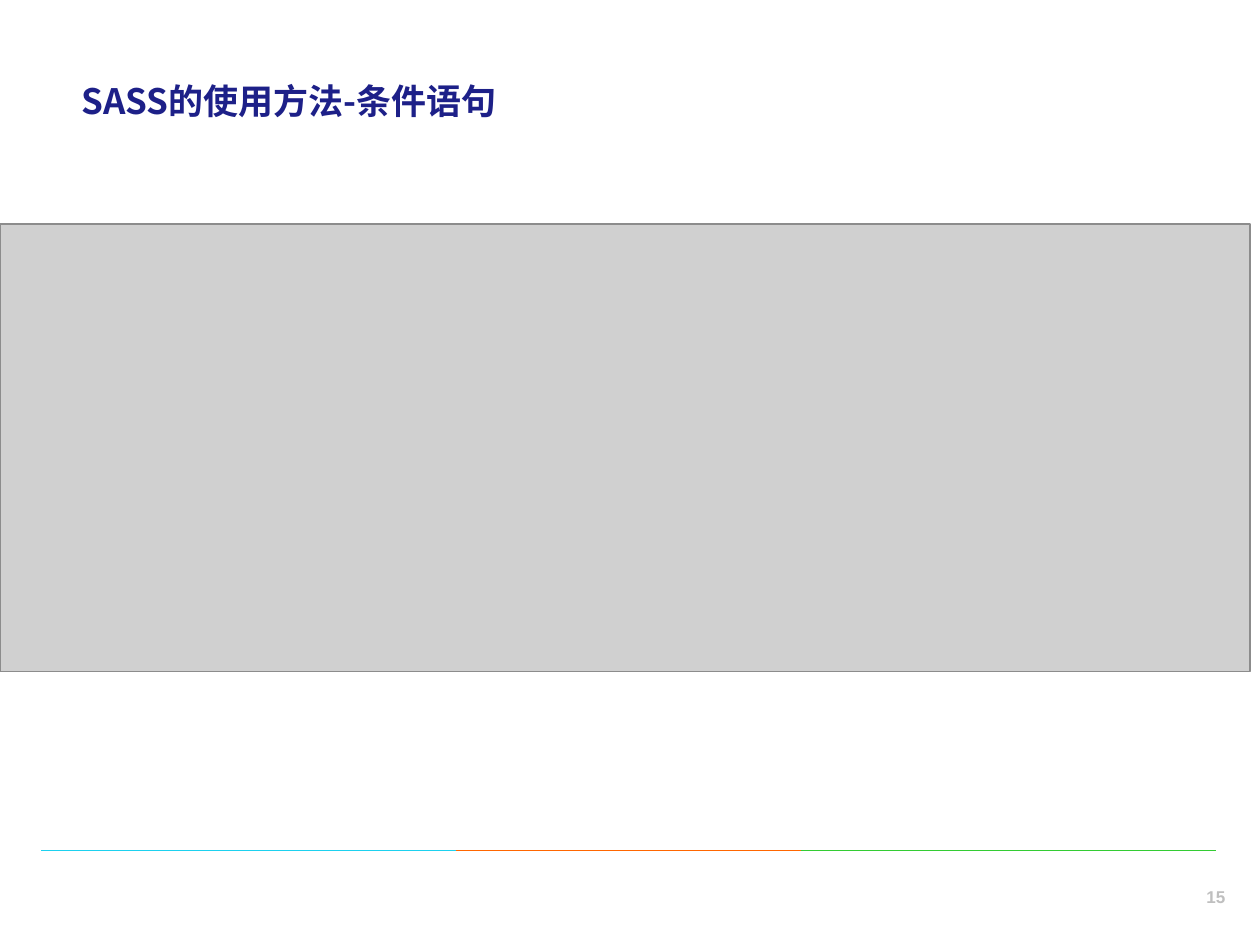
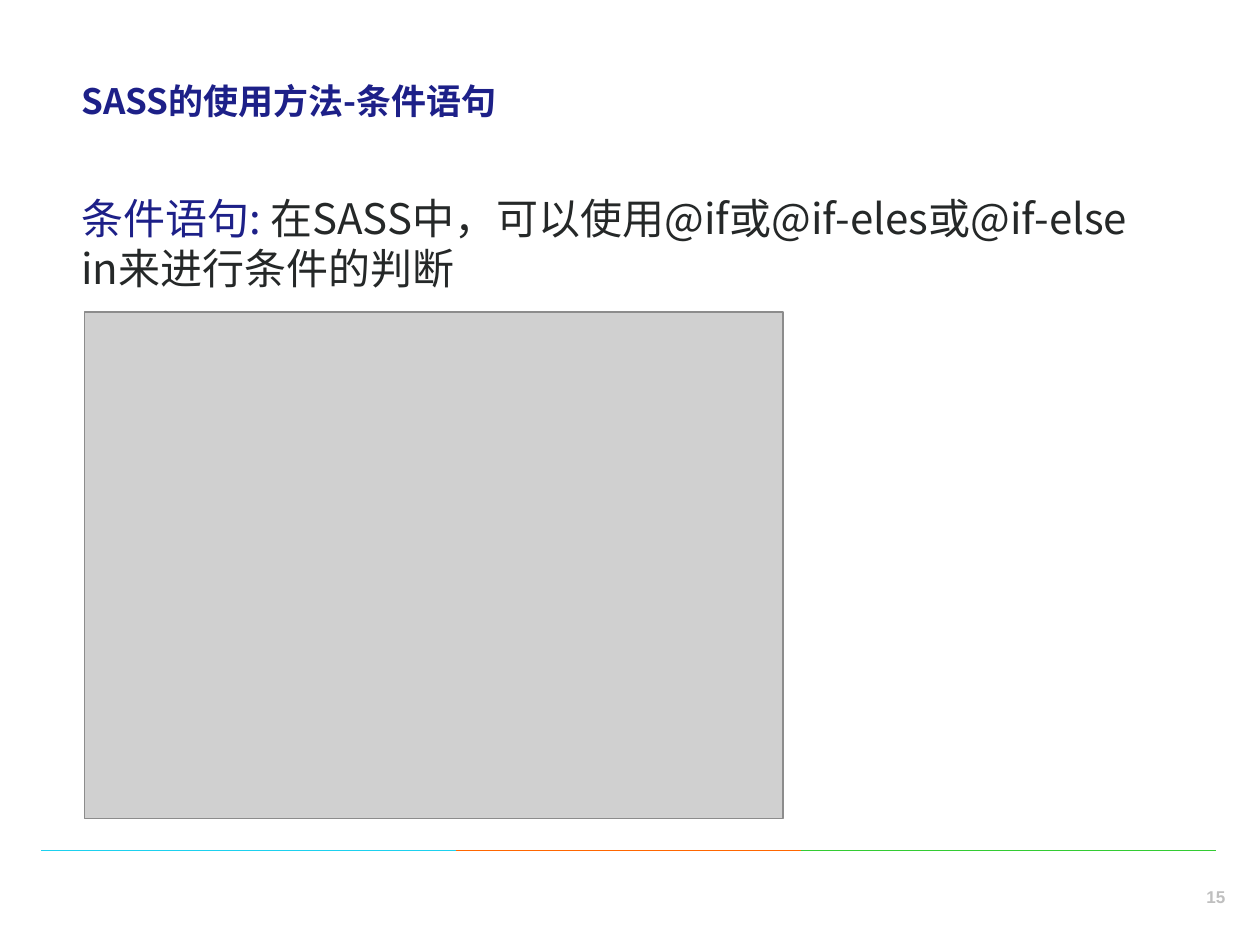
Before and after one commit to wuxinkai/wu-sass, a slide deck: slide 15 of sass.pptx. Drawn at 1260x945 pixels with LibreOffice and Linux fonts; fonts in the diff are those of the drawing; grey boxes stand for pictures; background and template pictures are left out. Boxes give left, top, right and bottom in pixels: in the first picture for what was removed or moved away, otherwise in the second. Text is boxed around its words. In the diff, an @@ line names an element or a change of style, - is before the commit and + after.

```diff
--- a/sass.pptx
+++ b/sass.pptx
@@ text added at (81, 198, 1127, 288), 18 pt, text #262828 @@
+条件语句: 在SASS中，可以使用@if或@if-eles或@if-else in来进行条件的判断
@@ picture removed at (0, 223, 1250, 670) @@
@@ picture added at (84, 312, 783, 818) @@
```
Also in this commit, not shown: 11 other slides changed, 10 other files.
